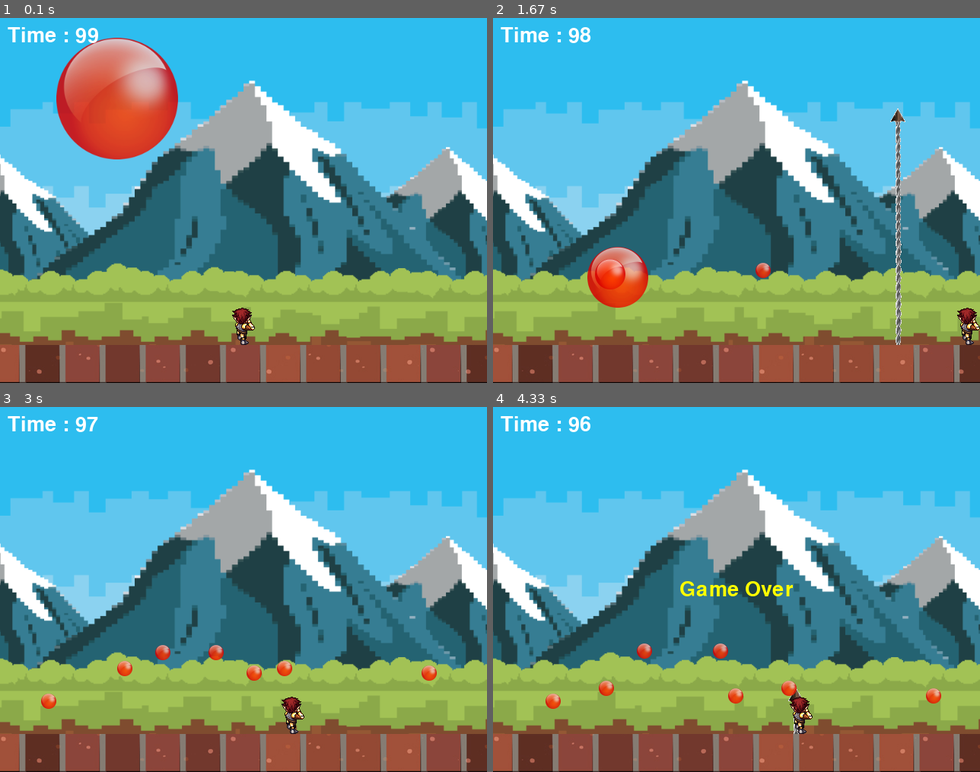
Above: before the commit, frames 1-4 (two rows, left to right).
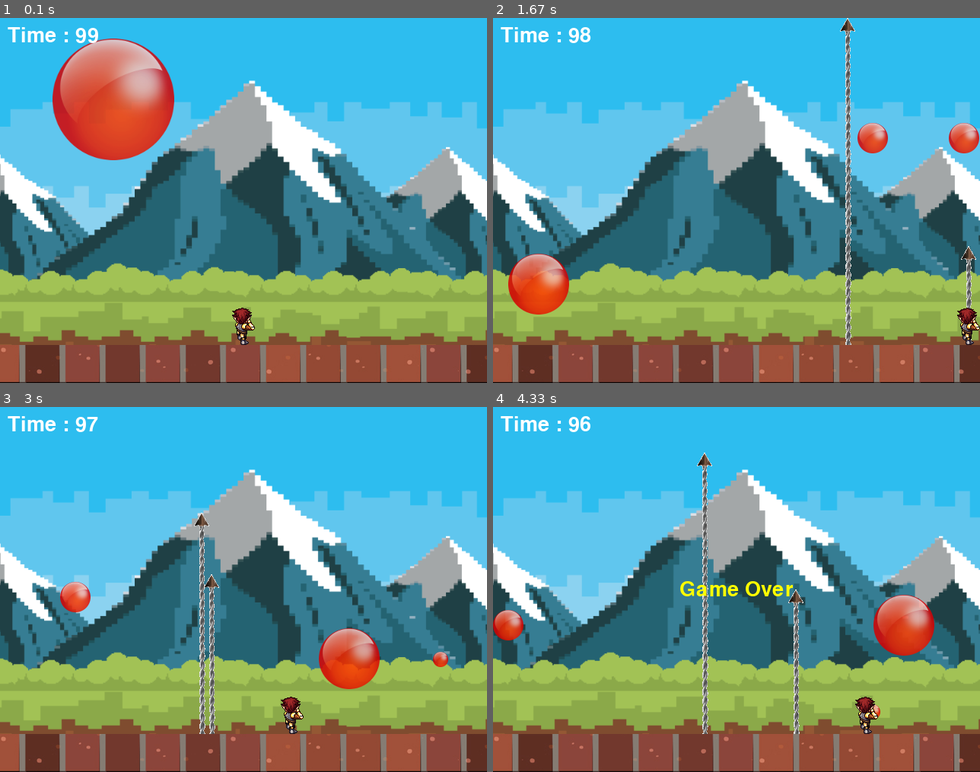
Above: after the commit, the same moments.

Repository: EscFrog/inflearn_python_pygame
Game: pygame game, started from pang_single_ver/game.py
Two runs of this game, one before a commit and one after it. Both use one fixed random seed, a clock stepped at 60 frames per second and the inputs below.
Inputs:
- Up to frame 1 (0.1 s): no input
- Up to frame 2 (1.67 s): tap Space at 0.33, 0.73, 1.03, 1.23, 1.53 s; hold Right 0.67-1.13 s; hold Right 1.17-1.63 s
- Up to frame 3 (3 s): hold Left 1.67-2.2 s; tap Space at 1.73, 2.03, 2.3, 2.6, 2.73 s; hold Left 2.23-2.63 s; hold Right from 2.67 s (still down)
- Up to frame 4 (4.33 s): tap Space at 3.03 s; release Right at 3.3 s

The runs differ from the first frame. In frame 1, 1.1% of the frame differs, in the area x 10-37%, y 5-39%; in frame 2, 6.0%, in the area x 3-100%, y 0-90%; in frame 3, 4.2%; in frame 4, 4.5%.

Commit message:
버그 수정

Diff:
--- a/pang_single_ver/game.py
+++ b/pang_single_ver/game.py
@@ -103,7 +103,7 @@
 # 이벤트 루프 (프레임 마다 실행)
 isGameOn = True
 while isGameOn:
-  dt = clock.tick(60)
+  dt = clock.tick(30)
 
   # 2. 이벤트 처리 (키보드, 마우스 등)
   for event in pygame.event.get():
@@ -229,8 +229,11 @@
             "init_spd_y": ball_speed_y[ball_img_idx + 1]
             }
           )
-
-        break
+          break
+    else:
+      continue
+
+    break
 
   # 충돌된 공 or 무기 없애기
   if ball_to_remove > -1:
